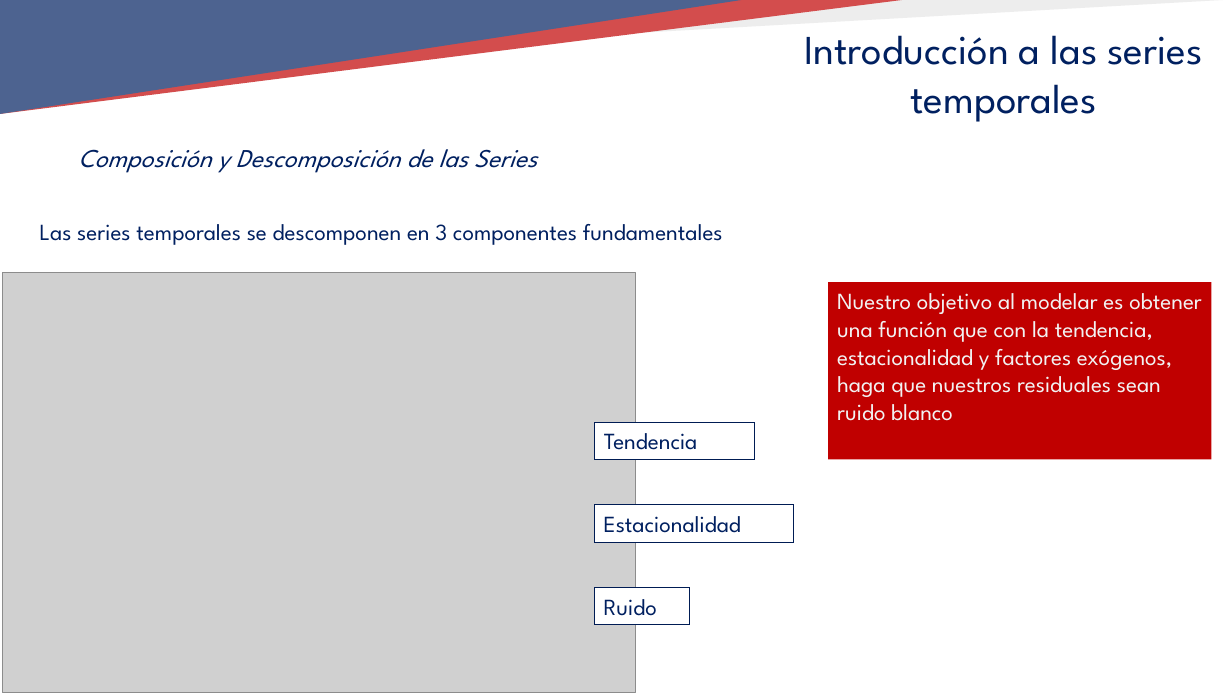
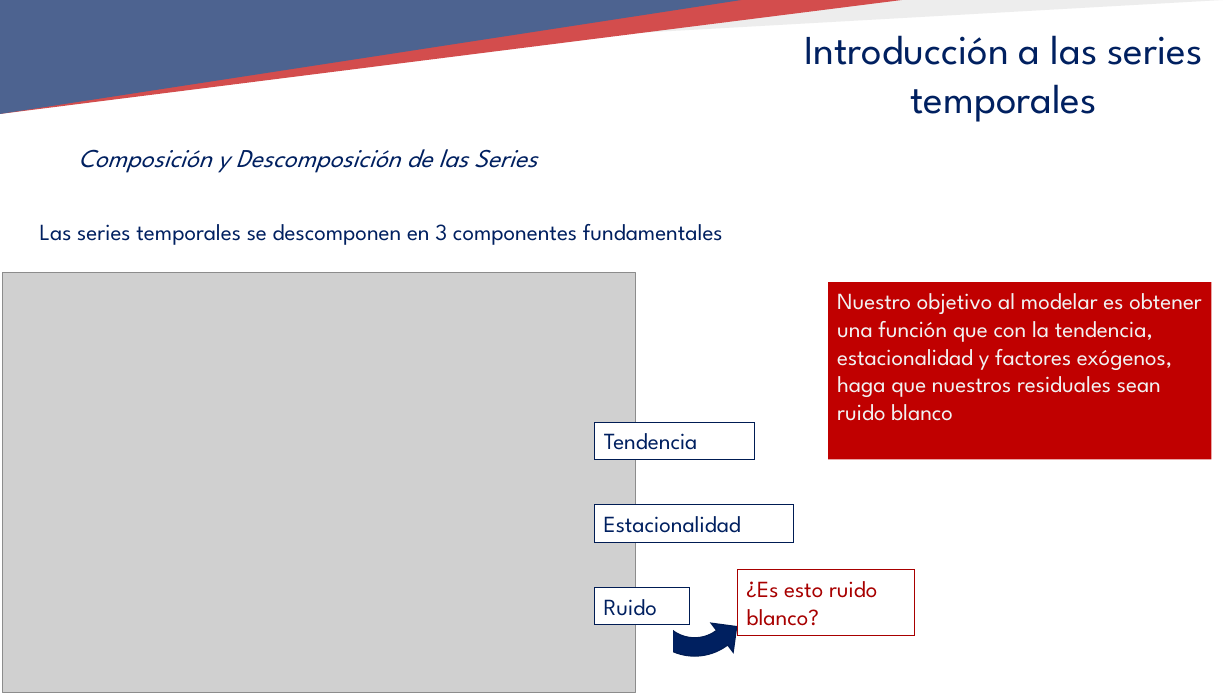
Before and after one commit to TeresaLendez/timeseries_lab-1, a slide deck: slide 17 of 01_INTRODUCTION/01_INTRODUCCION_TSLAB.pptx (slide 15 before the commit). Drawn at 1232x693 pixels with LibreOffice and Linux fonts; fonts in the diff are those of the drawing; grey boxes stand for pictures; background and template pictures are left out. Boxes give left, top, right and bottom in pixels: in the first picture for what was removed or moved away, otherwise in the second. Text is boxed around its words. In the diff, an @@ line names an element or a change of style, - is before the commit and + after.

```diff
--- a/01_INTRODUCTION/01_INTRODUCCION_TSLAB.pptx
+++ b/01_INTRODUCTION/01_INTRODUCCION_TSLAB.pptx
@@ bent arrow added at (641,577,748,685), fill #002060, outline #001C54 1 pt @@
@@ rectangle added at (738,570,914,636), fill #FFFFFF, outline #A80000 0.75 pt, 18 pt, text #A80000 @@
+¿Es esto ruido blanco?
@@ rectangle added at (628,625,672,670), fill #FFFFFF, outline #FFFFFF 1 pt @@
```
Also in this commit, not shown: 4 other slides changed, 2 slides added, 1 other file.
